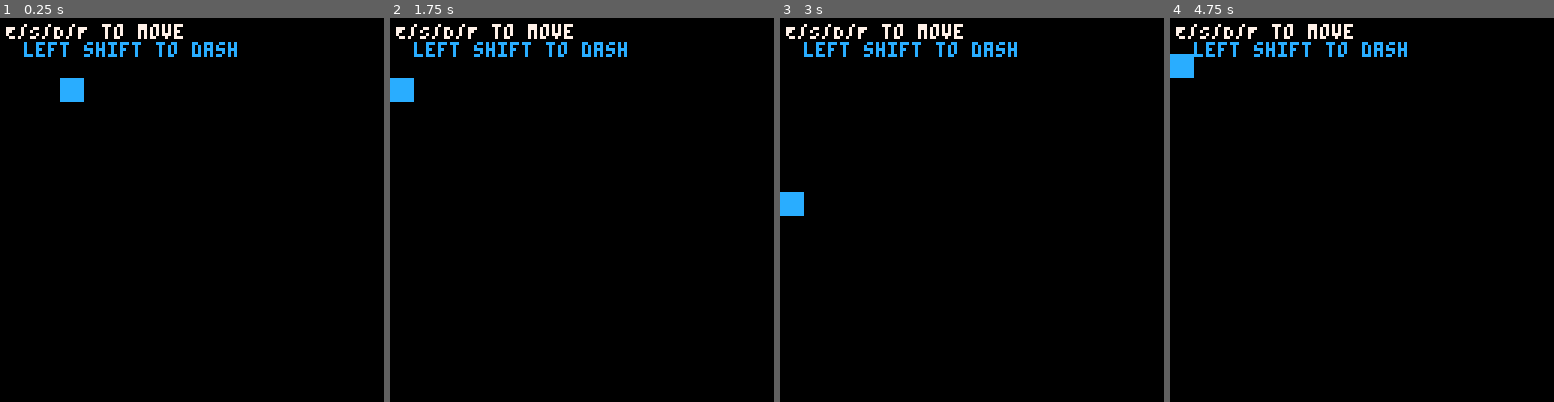
Above: before the commit, frames 1-4 (left to right).
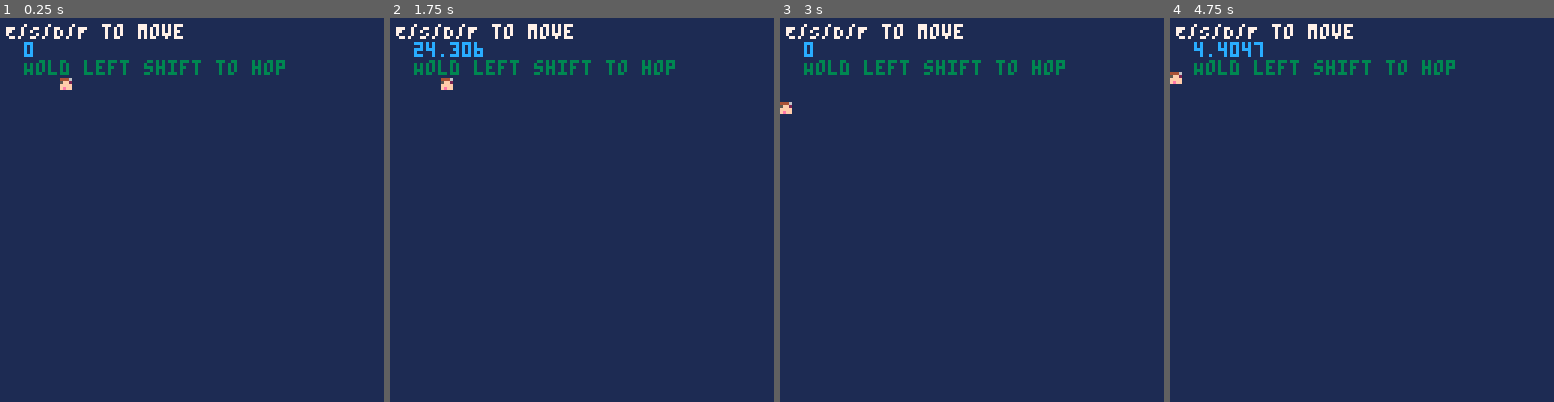
Above: after the commit, the same moments.

Repository: vmikelic/hop-PICO8
Game: PICO-8 cartridge hop.p8
The game is run twice, just before and just after one commit, with the same random seed, the same clock (stepped at 60 frames per second) and the same inputs.
Inputs:
- Up to frame 1 (0.25 s): no input
- Up to frame 2 (1.75 s): tap O (Z key) at 0.7, 1.7 s; hold Right from 1.6 s (still down); hold P2 Left from 1.6 s (still down)
- Up to frame 3 (3 s): release Right at 2.1 s; release P2 Left at 2.1 s; tap O (Z key) at 2.1, 2.5, 2.9 s; hold Up 2.15-2.42 s; hold P2 Down 2.15-2.42 s; hold Right from 2.47 s (still down); hold P2 Left from 2.47 s (still down)
- Up to frame 4 (4.75 s): release Right at 3.03 s; release P2 Left at 3.03 s; hold Left 3.08-3.58 s; hold P2 Right 3.08-3.58 s; tap O (Z key) every 0.4 s from 3.3 to 4.5 s; hold Down 3.63-3.97 s; hold P2 Up 3.63-3.97 s; hold Right 4.02-4.68 s; hold P2 Left 4.02-4.68 s; hold Up from 4.73 s (still down); hold P2 Down from 4.73 s (still down)

The runs differ from the first frame. In frame 1, 99% of the frame differs, in the area x 0-100%, y 0-100%; in frame 2, 99%; in frame 3, 99%; in frame 4, 99%.

Commit message:
Added bunny hop acceleration

Diff:
--- a/hop.p8
+++ b/hop.p8
@@ -2,24 +2,34 @@
 version 36
 __lua__
 -- init
+
+delta_t = 1.0/60.0;
+scale_ = 23.0;
+
 player_vars=
 {
     location_x = 20.0,
     location_y = 20.0,
     velocity_x=0.0,
     velocity_y=0.0,
-    player_speed = 4000.0,
-    player_width = 10.0,
-    player_height = 10.0,
+    player_speed = 608.0/scale_,
+    player_width = 4.0,
+    player_height = 4.0,
     player_status = 0, -- 0 = grounded, 1 = jumping
-    timer = 0
 }
 
 -->8
 -- update
 function _update60()
+
+--left shift
+if (btn(4,1)) then
+    player_vars.player_status = 1;
+else
+    player_vars.player_status = 0;
+end
+
 acceleration = vector(0,0)
-
 if (btn(0,1)) then
 		acceleration.x -= 1;
 end
@@ -39,95 +49,89 @@
 	    end
 end
 
-acceleration = vector_scale(acceleration,player_vars.player_speed)
+--friction based on PM_Friction from halflife/pm_chared.c at https://github.com/ValveSoftware/halflife
+if(player_vars.player_status == 0) then
 
-player_vars.velocity_x += acceleration.x * (1.0/60.0);
-player_vars.velocity_y += acceleration.y * (1.0/60.0);
+    speed = vector_length(vector(player_vars.velocity_x,player_vars.velocity_y))
+    friction = 4;
+    drop = 0;
+    control = 0;
+    if (speed < 100/scale_) then
+        control = 100/scale_;
+    else
+        control = speed;
+    end
+    drop += (control*friction*delta_t);
+    newspeed = speed - drop;
+    if (newspeed < 0) then
+        newspeed = 0;
+    end
+    if (newspeed != speed) then
+        newspeed /= speed;
+    end
+    player_vars.velocity_x *= newspeed;
+    player_vars.velocity_y *= newspeed;
+    minus = vector_scale(vector(player_vars.velocity_x,player_vars.velocity_y),(1-newspeed));
+    player_vars.velocity_x -= minus.x;
+    player_vars.velocity_y -= minus.y;
 
-movement_x = player_vars.velocity_x * (1.0/60.0);
+end
+
+--acceleration based on PM_Accelerate from halflife/pm_chared.c at https://github.com/ValveSoftware/halflife
+current_speed = vector_inner(vector(player_vars.velocity_x,player_vars.velocity_y),acceleration)
+addspeed = player_vars.player_speed - current_speed;
+
+if(addspeed > 0) then
+    accel = 10.0;
+    accel_speed = accel * delta_t * player_vars.player_speed;
+    if(accel_speed > addspeed) then
+        accel_speed = addspeed;
+    end
+    acceleration = vector_scale(acceleration,accel_speed)
+    player_vars.velocity_x += acceleration.x;
+    player_vars.velocity_y += acceleration.y;
+end
+
+--move x / collision
+movement_x = player_vars.velocity_x * (delta_t);
 if(player_vars.location_x + movement_x < 0) then
+    player_vars.velocity_x = 0;
     movement_x = 0;
 end
-if(player_vars.location_x + movement_x > 117) then
+if(player_vars.location_x + movement_x > 125) then
+    player_vars.velocity_x = 0;
     movement_x = 0;
 end
 player_vars.location_x += movement_x;
 
-movement_y = player_vars.velocity_y * (1.0/60.0);
+--move y / collision
+movement_y = player_vars.velocity_y * (delta_t);
 if(player_vars.location_y + movement_y < 0) then
+    player_vars.velocity_y = 0;
     movement_y = 0;
 end
-if(player_vars.location_y + movement_y > 117) then
+if(player_vars.location_y + movement_y > 125) then
+    player_vars.velocity_y = 0;
     movement_y = 0;
 end
 player_vars.location_y += movement_y;
-
-if (btn(4,1) and player_vars.timer == 0) then
-        player_vars.timer = player_vars.timer + 1;
-		player_vars.player_status = 1;
-else
-        player_vars.player_status = 0;
-end
-
---friction based on halflife/pm_chared.c from https://github.com/ValveSoftware/halflife
-if (player_vars.timer <= 0) then
-		speed = vector_length(vector(player_vars.velocity_x,player_vars.velocity_y))
-        friction = 4;
-        drop = 0;
-        control = 0;
-        if (speed < 100) then
-            control = 100;
-        else
-            control = speed;
-        end
-        drop += (control*friction*(1/60));
-        newspeed = speed - drop;
-        if (newspeed < 0) then
-            newspeed = 0;
-        end
-        if (newspeed != speed) then
-            newspeed /= speed;
-        end
-        player_vars.velocity_x *= newspeed;
-        player_vars.velocity_y *= newspeed;
-        minus = vector_scale(vector(player_vars.velocity_x,player_vars.velocity_y),(1-newspeed));
-        player_vars.velocity_x -= minus.x;
-        player_vars.velocity_y -= minus.y;
-else
-        player_vars.timer = player_vars.timer + 1;
-        if (player_vars.timer > 5) then
-            player_vars.timer = -180;
-        end
-end
-
-if (player_vars.timer < 0) then
-            player_vars.timer = player_vars.timer + 1;
-end
 
 end
 -->8
 -- draw
 function _draw()
 
-cls()
-if (player_vars.player_status == 1) then
-		spr( 2, player_vars.location_x, player_vars.location_y)
-else
-        spr( 1, player_vars.location_x, player_vars.location_y)
-end
-
+cls(1)
+spr( 1, player_vars.location_x, player_vars.location_y)
 print('E/S/D/F to move',2,2,7)
-if (player_vars.timer < 0) then
-            print(player_vars.timer,2+6,2+6,8)
-else
-            print('left shift to dash',2+6,2+6,12)
-end
+print(vector_length(vector(player_vars.velocity_x,player_vars.velocity_y)),2+6,2+6,12)
+print('Hold left shift to hop',2+6,2+6+6,3)
 
 end
 
 -->8
--- PICO-8 Vector Calculation Library
--- from https://www.lexaloffle.com/bbs/?tid=42625
+-- vector
+-- based on PICO-8 Vector Calculation Library from https://www.lexaloffle.com/bbs/?tid=42625
 function vector(sx,sy)
     return {
         x=(sx and sx or 0),
@@ -173,11 +177,9 @@
     return x+y
 end
 __gfx__
-00000000cccccccc8888888800000000000000000000000000000000000000000000000000000000000000000000000000000000000000000000000000000000
-00000000cccccccc8888888800000000000000000000000000000000000000000000000000000000000000000000000000000000000000000000000000000000
-00700700cccccccc8888888800000000000000000000000000000000000000000000000000000000000000000000000000000000000000000000000000000000
-00077000cccccccc8888888800000000000000000000000000000000000000000000000000000000000000000000000000000000000000000000000000000000
-00077000cccccccc8888888800000000000000000000000000000000000000000000000000000000000000000000000000000000000000000000000000000000
-00700700cccccccc8888888800000000000000000000000000000000000000000000000000000000000000000000000000000000000000000000000000000000
-00000000cccccccc8888888800000000000000000000000000000000000000000000000000000000000000000000000000000000000000000000000000000000
-00000000cccccccc8888888800000000000000000000000000000000000000000000000000000000000000000000000000000000000000000000000000000000
+00000000444600008888000000000000000000000000000000000000000000000000000000000000000000000000000000000000000000000000000000000000
+000000005ff200008888000000000000000000000000000000000000000000000000000000000000000000000000000000000000000000000000000000000000
+00700700ffff00008888000000000000000000000000000000000000000000000000000000000000000000000000000000000000000000000000000000000000
+00077000feff00008888000000000000000000000000000000000000000000000000000000000000000000000000000000000000000000000000000000000000
+00077000000000000000000000000000000000000000000000000000000000000000000000000000000000000000000000000000000000000000000000000000
+00700700000000000000000000000000000000000000000000000000000000000000000000000000000000000000000000000000000000000000000000000000
